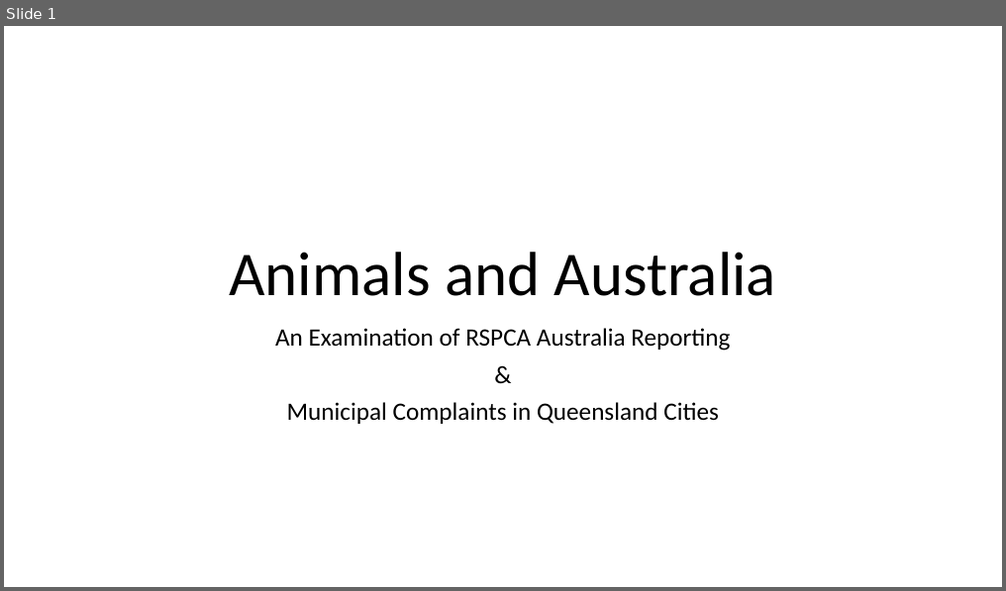
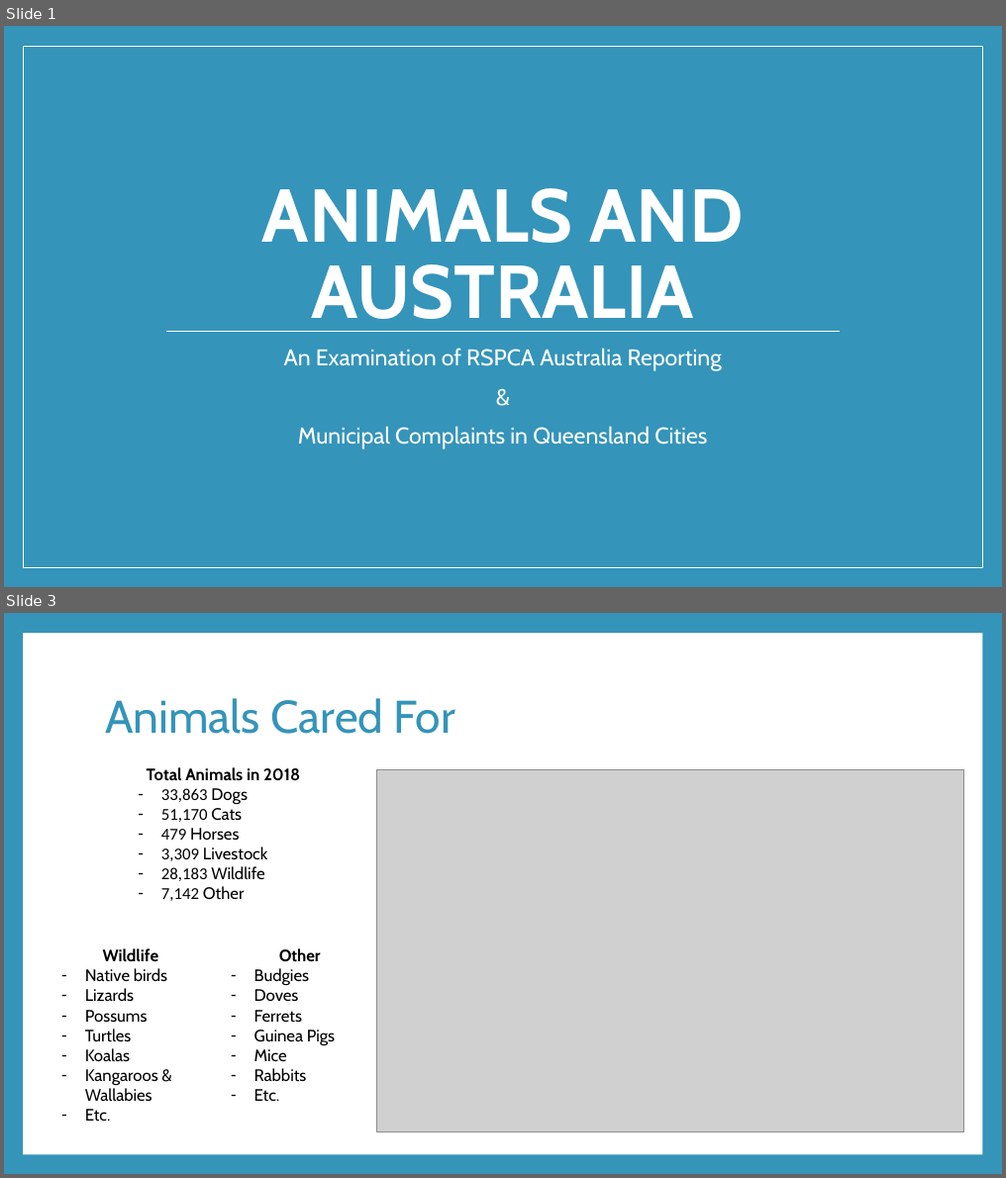
Before and after one commit to awyllie87/RSPCA, a slide deck: presentation.pptx. Shown one above the other, each under a label of ours: slide 1 before the commit, slides 1 and 3 after it; the slides between them are not shown. The pictures are 1006x591 and 1006x1178 pixels, drawn with LibreOffice and Linux fonts; fonts in the diff are those of the drawing; grey boxes stand for pictures. Boxes give left, top, right and bottom in pixels: in the first picture for what was removed or moved away, otherwise in the second. Text is boxed around its words. In the diff, an @@ line names an element or a change of style, - is before the commit and + after.

```diff
--- a/presentation.pptx
+++ b/presentation.pptx
@@ slide 3 added at (x1=4, y1=613, x2=1002, y2=1174), background #3494BA @@
@@ rectangle added at (x1=23, y1=633, x2=982, y2=1155), fill #FFFFFF @@
@@ title added at (x1=105, y1=698, x2=455, y2=734), 44 pt, text #3494BA @@
+Animals Cared For
@@ text added at (x1=147, y1=767, x2=300, y2=901), 16 pt, text #000000 @@
+Total Animals in 2018
+– 33,863 Dogs
+– 51,170 Cats
+– 479 Horses
+– 3,309 Livestock
+– 28,183 Wildlife
+– 7,142 Other
@@ picture added at (x1=376, y1=770, x2=963, y2=1134) @@
@@ text added at (x1=85, y1=949, x2=167, y2=1122), 16 pt, text #000000 @@
+Wildlife
+– Native birds
+– Lizards
+– Possums
+– Turtles
+– Koalas
+– Kangaroos & Wallabies
+– Etc.
@@ text added at (x1=254, y1=949, x2=335, y2=1102), 16 pt, text #000000 @@
+Other
+– Budgies
+– Doves
+– Ferrets
+– Guinea Pigs
+– Mice
+– Rabbits
+– Etc.
@@ slide 1 changed as well @@
@@ background #FFFFFF to #3494BA @@
@@ rectangle added at (x1=23, y1=46, x2=982, y2=568), fill #3494BA, outline #FFFFFF 1 pt @@
@@ title at (x1=262, y1=188, x2=743, y2=332): text changed; size 60 to 72 pt; font Calibri to Cabin; text colour #000000 to #FFFFFF; bold on @@
-Animals and Australia
+ANIMALS AND AUSTRALIA
@@ subtitle "An Examination of RSPCA Australia ..." moved from (x1=275, y1=328, x2=730, y2=424) to (x1=284, y1=348, x2=722, y2=450) @@
@@ subtitle "An Examination of RSPCA Australia ..." at (x1=284, y1=348, x2=722, y2=450): size 24 to 22 pt, font Calibri to Cabin, text colour #000000 to #FFFFFF; more space between paragraphs @@
@@ line added from (165, 332) to (840, 332), #FFFFFF 0.79 pt @@
```
Also in this commit, not shown: 5 other slides changed, 4 other slides added, 1 slide removed, 11 other files.
